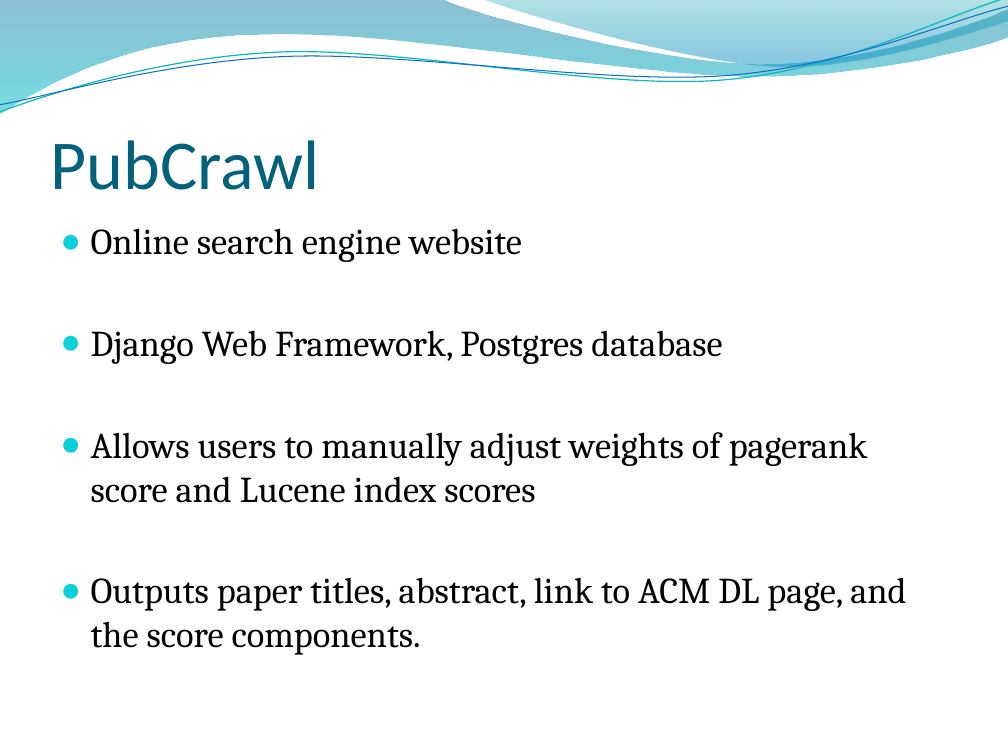
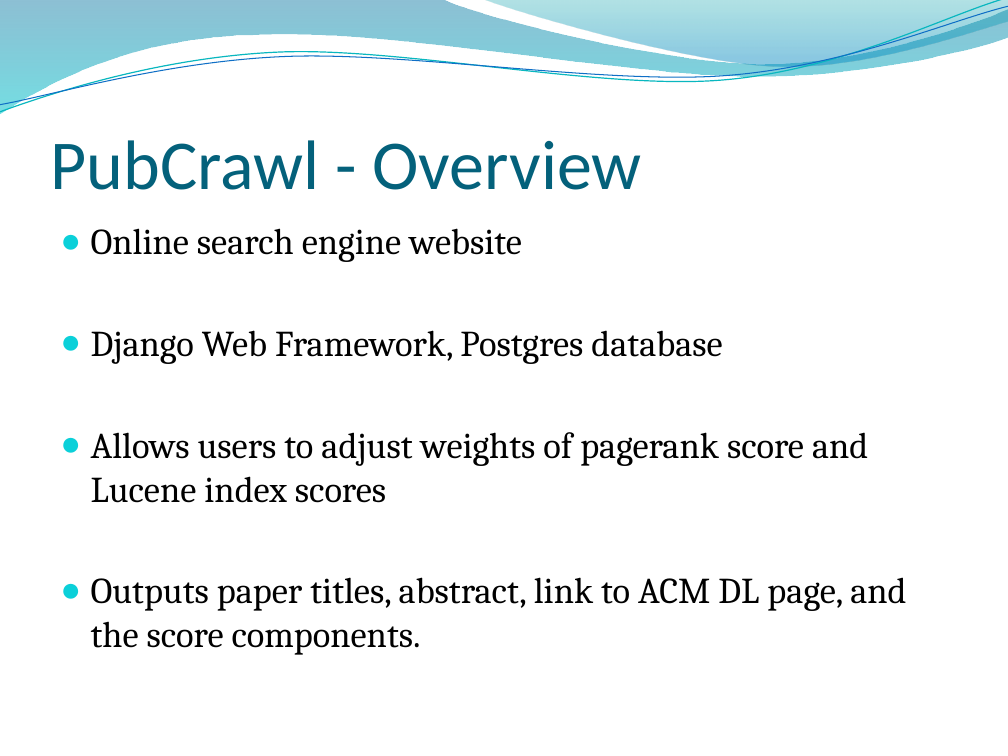
Before and after one commit to mvartakgithub/6.830-Final-Project, a slide deck: slide 6 of PubCrawlPresentation.pptx (slide 7 before the commit). Drawn at 1008x756 pixels with LibreOffice and Linux fonts; fonts in the diff are those of the drawing; background and template pictures are left out. Boxes give left, top, right and bottom in pixels: in the first picture for what was removed or moved away, otherwise in the second. Text is boxed around its words. In the diff, an @@ line names an element or a change of style, - is before the commit and + after.

```diff
--- a/PubCrawlPresentation.pptx
+++ b/PubCrawlPresentation.pptx
@@ title at (x1=50, y1=140, x2=641, y2=190): text changed @@
-PubCrawl
+PubCrawl - Overview
@@ text at (x1=91, y1=432, x2=868, y2=503): text changed @@
-● Allows users to manually adjust weights of pagerank score and Lucene index scores
+● Allows users to adjust weights of pagerank score and Lucene index scores
```
Also in this commit, not shown: 4 other slides changed, 4 slides added, 2 slides removed, 2 other files.
